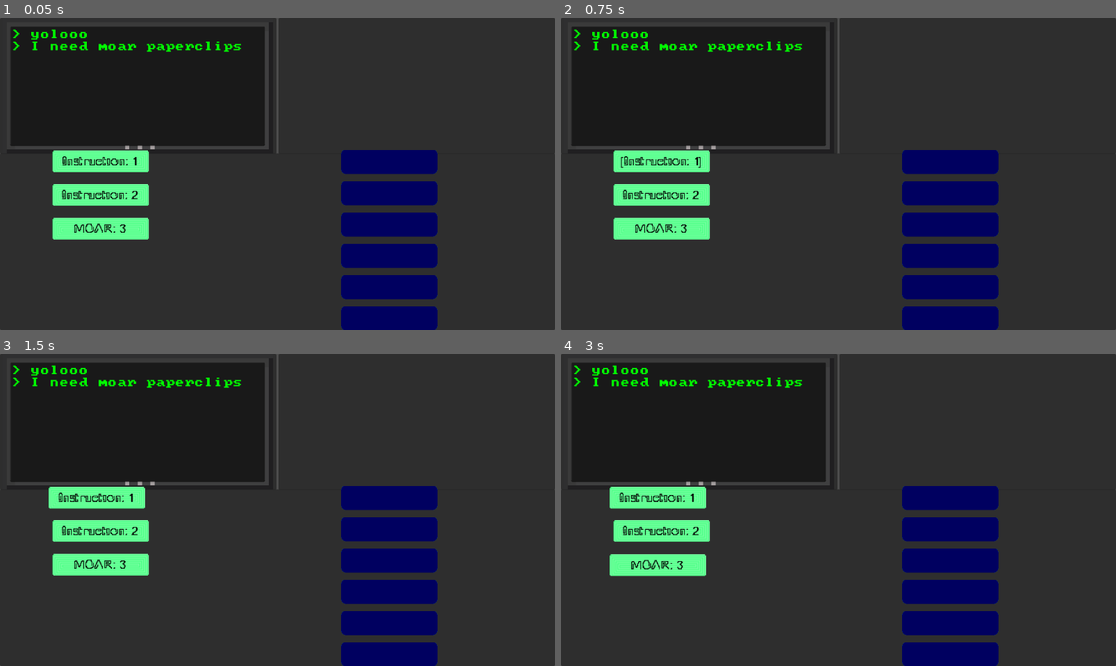
Above: before the commit, frames 1-4 (two rows, left to right).
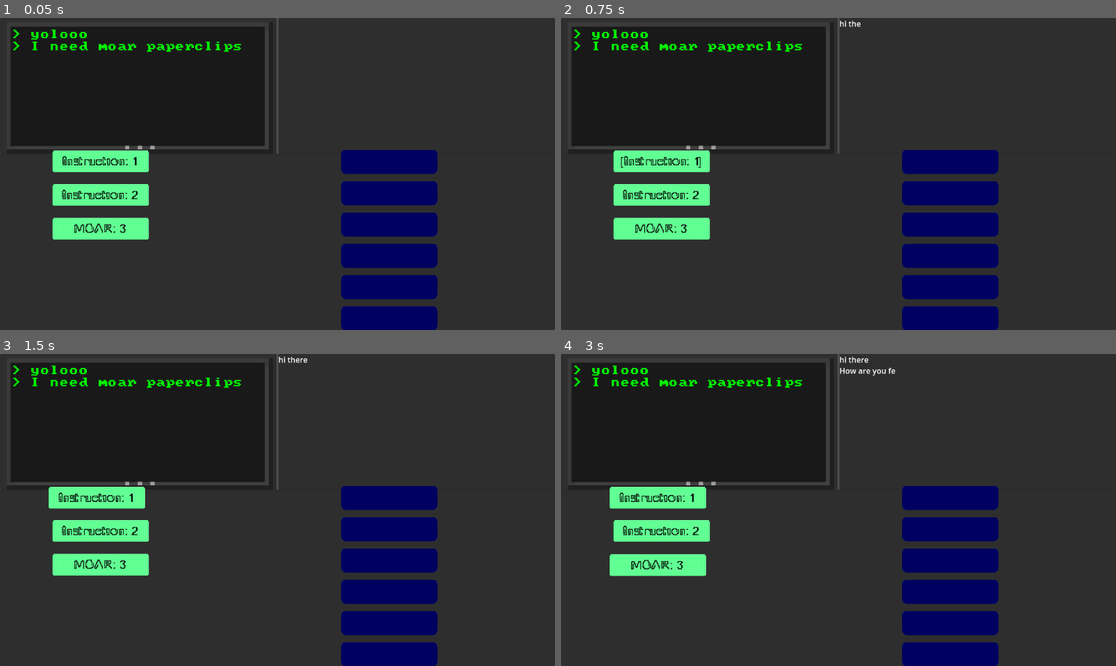
Above: after the commit, the same moments.

Repository: drakin769/GameJam2024
Game: Godot game, scene res://ui/userInterface.tscn
The game is run twice, just before and just after one commit, with the same random seed, the same clock (stepped at 60 frames per second) and the same inputs.
Inputs (mouse positions are in pixels of both pictures, inside the frame that each line leads up to):
- Up to frame 1 (0.05 s): no input
- Up to frame 2 (0.75 s): tap Enter at 0.5 s; move the mouse to (660, 161) at 0.52 s; press the mouse at (660, 161) at 0.53 s
- Up to frame 3 (1.5 s): tap Space at 1.25 s; move the mouse to (99, 531) at 1.27 s; release the mouse at (99, 531) at 1.28 s; click (99, 531) at 1.35 s
- Up to frame 4 (3 s): tap Enter at 2 s; move the mouse to (660, 566) at 2.02 s; press the mouse at (660, 566) at 2.03 s; tap Space at 2.75 s; move the mouse to (810, 572) at 2.77 s; release the mouse at (810, 572) at 2.78 s; click (810, 572) at 2.85 s

Frame 1 is identical in both runs. In frame 2, less than 0.1% of the frame differs, in the area x 50-55%, y 0-3%; in frame 3, less than 0.1%; in frame 4, 0.2%, in the area x 50-61%, y 0-7%.

Commit message:
added papertext

Diff:
--- /dev/null
+++ b/ui/rich_text_label.gd
@@ -0,0 +1,61 @@
+extends RichTextLabel
+
+@onready var paper_text: RichTextLabel = %PaperText
+var length_letters = 0
+var lock_write = false
+
+# Called when the node enters the scene tree for the first time.
+func _ready() -> void:
+	display_written_text("hi there", true)
+	await get_tree().create_timer(2).timeout
+	display_written_text("How are you feeling?", true, 0.05)
+	await get_tree().create_timer(3).timeout
+	display_written_text("What's your name?", true)
+	await get_tree().create_timer(5).timeout
+	display_written_text("???", true)
+	await get_tree().create_timer(4).timeout
+	display_written_text("WELLL????", true, 0.03)
+	await get_tree().create_timer(1).timeout
+	display_written_text("😡😡😡🤬🤬🤬", true, 0.01)
+	await get_tree().create_timer(4).timeout
+	display_written_text("🤡", true, 0.01)
+	#paper_text.visible_characters = 0
+	#paper_text.text = "yollo"
+#
+	#var typing_speed = 0.1
+	#var letters: int = paper_text.text.length()
+#
+	#print("letters",letters)
+	#for letter in letters:
+		#await get_tree().create_timer(typing_speed).timeout
+		#print(letter)
+		#paper_text.visible_characters = letter+1
+	pass # Replace with function body.
+
+func display_written_text(text, animate: bool = false, typing_speed=0.1):
+	if lock_write:
+		print('oops')
+		return
+	lock_write = true
+	var length = paper_text.get_parsed_text().length();
+
+	visible_characters = length
+	add_text(text)
+
+	length_letters = paper_text.text.length()
+	var newLength = paper_text.get_parsed_text().length()
+
+	if animate:
+		for letter in range(length, newLength):
+			await get_tree().create_timer(typing_speed).timeout
+			paper_text.visible_characters = letter+1
+
+	newline()
+	var finalLength = paper_text.get_parsed_text().length()
+	visible_characters = finalLength
+	lock_write = false
+
+
+# Called every frame. 'delta' is the elapsed time since the previous frame.
+func _process(delta: float) -> void:
+	pass
--- /dev/null
+++ b/ui/text.gd
@@ -0,0 +1,12 @@
+extends TextEdit
+
+
+# Called when the node enters the scene tree for the first time.
+func _ready() -> void:
+
+	pass # Replace with function body.
+
+
+# Called every frame. 'delta' is the elapsed time since the previous frame.
+func _process(delta: float) -> void:
+	pass
--- a/ui/userInterface.tscn
+++ b/ui/userInterface.tscn
@@ -1,9 +1,11 @@
-[gd_scene load_steps=6 format=3 uid="uid://km6kufih6kn"]
+[gd_scene load_steps=8 format=3 uid="uid://km6kufih6kn"]
 
 [ext_resource type="Texture2D" uid="uid://t528euewrm17" path="res://images/OLED_Screen_4.png" id="1_6vjbd"]
 [ext_resource type="PackedScene" uid="uid://ruehn53ruu7l" path="res://game.tscn" id="1_qqseu"]
 [ext_resource type="Texture2D" uid="uid://cqoxd7lskaums" path="res://images/Monitor_1-empty.png" id="2_l7d2p"]
 [ext_resource type="FontFile" uid="uid://dy4xs8sql7vfc" path="res://fonts/Mx437_IBM_BIOS.ttf" id="3_6qmbl"]
+[ext_resource type="Script" path="res://ui/rich_text_label.gd" id="4_dqni0"]
+[ext_resource type="Script" path="res://ui/text.gd" id="4_hvxiw"]
 
 [sub_resource type="CanvasItemMaterial" id="CanvasItemMaterial_vnx8p"]
 
@@ -63,10 +65,19 @@
 text = "> yolooo
 > I need moar paperclips"
 placeholder_text = "hi hi"
+script = ExtResource("4_hvxiw")
+
+[node name="Timer" type="Timer" parent="HBoxContainer/consoleDisplay/MarginContainer/Text"]
 
 [node name="PaperDisplay" type="PanelContainer" parent="HBoxContainer"]
 layout_mode = 2
 size_flags_horizontal = 3
+
+[node name="PaperText" type="RichTextLabel" parent="HBoxContainer/PaperDisplay"]
+unique_name_in_owner = true
+layout_mode = 2
+scroll_following = true
+script = ExtResource("4_dqni0")
 
 [node name="PlayArea" type="PanelContainer" parent="."]
 layout_mode = 1
